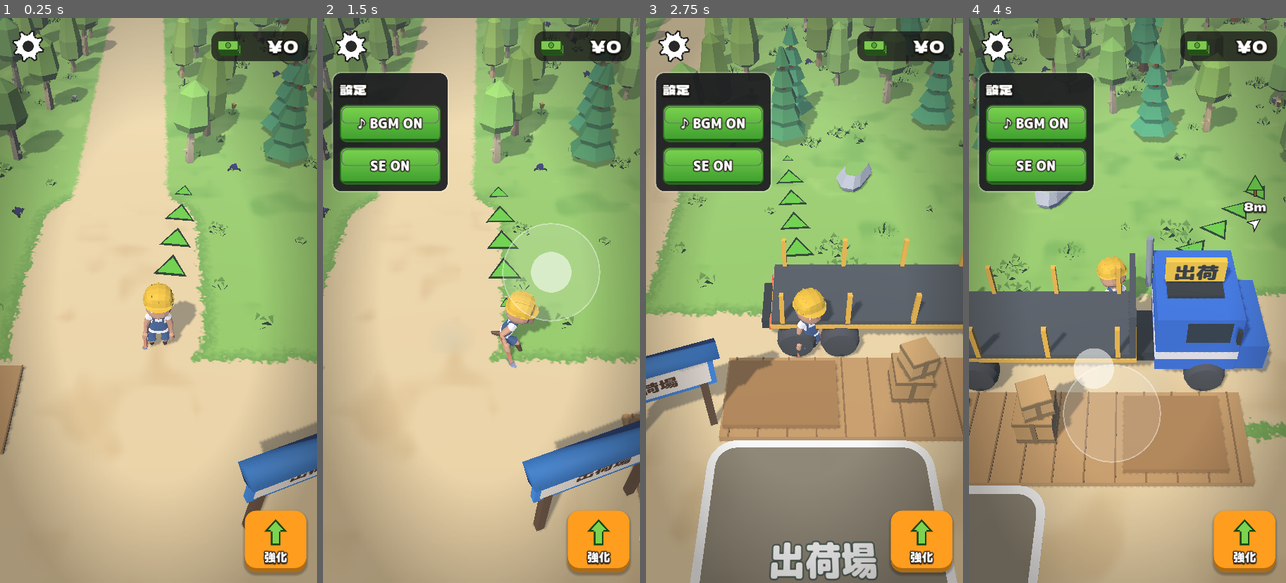
Above: before the commit, frames 1-4 (left to right).
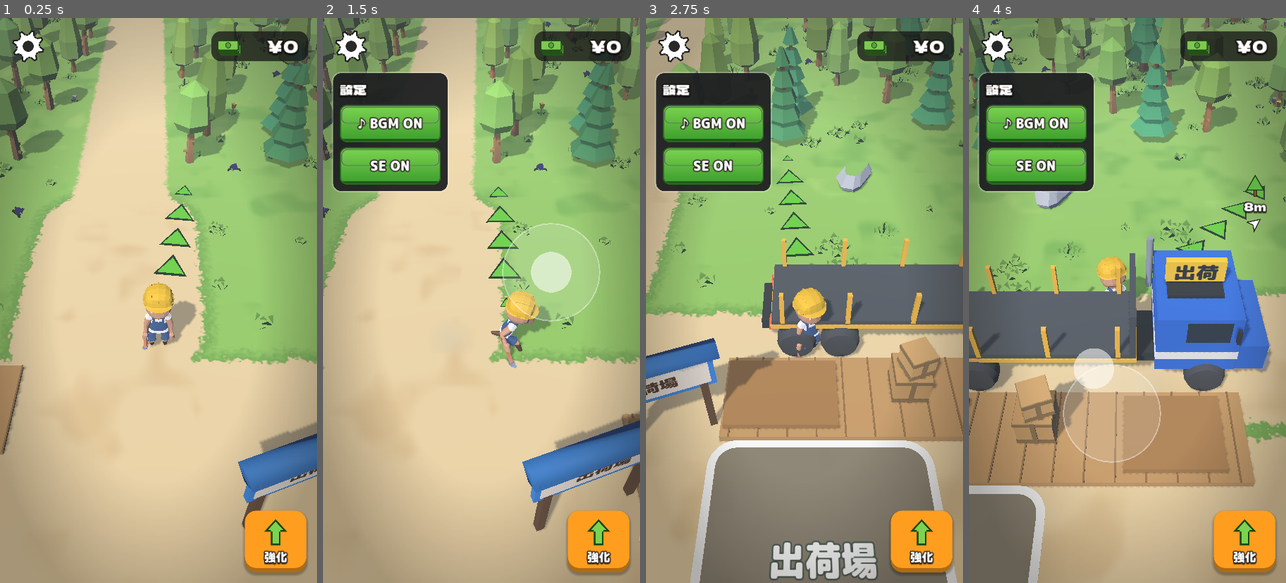
Above: after the commit, the same moments.

Repository: seoooma/tree-miner
Game: Godot game, scene res://scenes/main.tscn
The game is run twice, just before and just after one commit, with the same random seed, the same clock (stepped at 60 frames per second) and the same inputs.
Inputs (mouse positions are in pixels of both pictures, inside the frame that each line leads up to):
- Up to frame 1 (0.25 s): no input
- Up to frame 2 (1.5 s): click (351, 46) at 0.52 s; tap Enter at 1.25 s; move the mouse to (551, 272) at 1.27 s; hold D from 1.28 s (still down); tap E at 1.35 s; click (551, 272) at 1.42 s
- Up to frame 3 (2.75 s): release D at 2 s; drag from (741, 328) to (788, 413) at 2.02 s
- Up to frame 4 (4 s): move the mouse to (1159, 176) at 2.77 s; hold D 2.78-3.5 s; tap E at 2.85 s; drag from (1111, 413) to (1032, 215) at 3.52 s

The runs differ from the first frame. In frame 1, 0.3% of the frame differs, in the area x 2-100%, y 3-26%; in frame 2, 0.2%; in frame 3, 0.2%; in frame 4, 0.3%.

Commit message:
丸太の色分けを控えめにし、立ち木の幹の色を元に戻す
- 幹（立ち木・丸太の樹皮）の色は元の色に戻す
- 種類の見分けは木口の色と、細い帯・小さな印の等級色だけにし、色も少し落ち着かせる
- 板の端の等級色も細くする

Co-Authored-By: Claude Opus 5.5 <noreply@anthropic.com>
Claude-Session: https://claude.ai/code/session_01PjCfvAG51YjzqKLmEF9uCq

Diff:
--- a/data/balance.json
+++ b/data/balance.json
@@ -93,11 +93,11 @@
 	},
 
 	"trees": [
-		{ "id": "sapling", "name": "若木",     "hardness": 3,  "respawn_sec": 18, "scale": 0.8, "shape": "sphere", "leaf_color": "#96d45f", "trunk_color": "#c9b48c", "end_color": "#f4e8c8", "grade_color": "#9ee05a" },
-		{ "id": "pine",    "name": "マツ",     "hardness": 6,  "respawn_sec": 24, "scale": 1.0, "shape": "cone",   "leaf_color": "#3f9e5c", "trunk_color": "#a8582e", "end_color": "#f2c47c", "grade_color": "#3aa6f0" },
-		{ "id": "maple",   "name": "カエデ",   "hardness": 12, "respawn_sec": 30, "scale": 1.1, "shape": "sphere", "leaf_color": "#f7a23e", "trunk_color": "#8f8070", "end_color": "#f5d3c0", "grade_color": "#ff9a2e" },
-		{ "id": "oak",     "name": "カシ",     "hardness": 24, "respawn_sec": 36, "scale": 1.3, "shape": "sphere", "leaf_color": "#4e9a46", "trunk_color": "#5f3c22", "end_color": "#c8955c", "grade_color": "#ee4a4a" },
-		{ "id": "ebony",   "name": "コクタン", "hardness": 48, "respawn_sec": 45, "scale": 1.5, "shape": "cone",   "leaf_color": "#7b5cb0", "trunk_color": "#2f2733", "end_color": "#6b4a5c", "grade_color": "#b57cff" }
+		{ "id": "sapling", "name": "若木",     "hardness": 3,  "respawn_sec": 18, "scale": 0.8, "shape": "sphere", "leaf_color": "#96d45f", "trunk_color": "#b07d50", "end_color": "#f1dfb4", "grade_color": "#a9d97a" },
+		{ "id": "pine",    "name": "マツ",     "hardness": 6,  "respawn_sec": 24, "scale": 1.0, "shape": "cone",   "leaf_color": "#3f9e5c", "trunk_color": "#9a6438", "end_color": "#efc684", "grade_color": "#6fb4e0" },
+		{ "id": "maple",   "name": "カエデ",   "hardness": 12, "respawn_sec": 30, "scale": 1.1, "shape": "sphere", "leaf_color": "#f7a23e", "trunk_color": "#8a5530", "end_color": "#f0cfae", "grade_color": "#f0a95a" },
+		{ "id": "oak",     "name": "カシ",     "hardness": 24, "respawn_sec": 36, "scale": 1.3, "shape": "sphere", "leaf_color": "#4e9a46", "trunk_color": "#74492a", "end_color": "#d2a46c", "grade_color": "#d97a6a" },
+		{ "id": "ebony",   "name": "コクタン", "hardness": 48, "respawn_sec": 45, "scale": 1.5, "shape": "cone",   "leaf_color": "#7b5cb0", "trunk_color": "#4a3428", "end_color": "#8a6a5a", "grade_color": "#a98ad6" }
 	],
 
 	"areas": [
--- a/scripts/world/log_drop.gd
+++ b/scripts/world/log_drop.gd
@@ -64,8 +64,8 @@
 
 
 ## 丸太の見た目（樹皮の円柱＋両端の木口）。積荷の表示でも使う。
-## 木の種類がひと目でわかるように、樹皮・木口の色を種類ごとに変え、
-## 等級の色（balance.json の grade_color）を真ん中の帯と木口の中心の印に塗る（材木置き場の色付けと同じ）。
+## 木の種類がわかるように、木口の色を種類ごとに変え、等級の色（balance.json の grade_color）を
+## 真ん中の細い帯と木口の中心の小さな印に塗る（材木置き場の色付けと同じ）。樹皮は立ち木の幹と同じ色。
 static func make_log_mesh(p_tree_id: String, yaw_deg := 0.0) -> Node3D:
 	var def := GameData.tree_def(p_tree_id)
 	var bark := ChoppableTree.bark_color(def) if not def.is_empty() else Color(0.55, 0.36, 0.2, 0.0)
@@ -75,8 +75,8 @@
 	var mesh := Fx.merged("log/" + p_tree_id, [
 		[_cyl(0.11, 0.7, 8), along, bark],
 		[_cyl(0.085, 0.72, 8), along, Color(end_c.r, end_c.g, end_c.b, 0.5)],
-		[_cyl(0.042, 0.726, 6), along, Color(grade.r, grade.g, grade.b, 0.5)],
-		[_cyl(0.118, 0.1, 8), along, Color(grade.r, grade.g, grade.b, 0.0)],
+		[_cyl(0.034, 0.726, 6), along, Color(grade.r, grade.g, grade.b, 0.5)],
+		[_cyl(0.114, 0.05, 8), along, Color(grade.r, grade.g, grade.b, 0.0)],
 	])
 	var mi := MeshInstance3D.new()
 	mi.mesh = mesh
--- a/scripts/world/sawmill.gd
+++ b/scripts/world/sawmill.gd
@@ -319,13 +319,13 @@
 	var body := LogDrop.end_color(def)
 	var grade := LogDrop.grade_color(def)
 	var box := BoxMesh.new()
-	box.size = Vector3(0.74, 0.16, 0.3)
+	box.size = Vector3(0.8, 0.16, 0.3)
 	var cap := BoxMesh.new()
-	cap.size = Vector3(0.08, 0.162, 0.302)
+	cap.size = Vector3(0.05, 0.162, 0.302)
 	var mesh := Fx.merged("plank/" + tree_id, [
 		[box, Transform3D.IDENTITY, body],
-		[cap, Transform3D(Basis.IDENTITY, Vector3(0.41, 0, 0)), grade],
-		[cap, Transform3D(Basis.IDENTITY, Vector3(-0.41, 0, 0)), grade],
+		[cap, Transform3D(Basis.IDENTITY, Vector3(0.425, 0, 0)), grade],
+		[cap, Transform3D(Basis.IDENTITY, Vector3(-0.425, 0, 0)), grade],
 	])
 	var mi := MeshInstance3D.new()
 	mi.mesh = mesh
